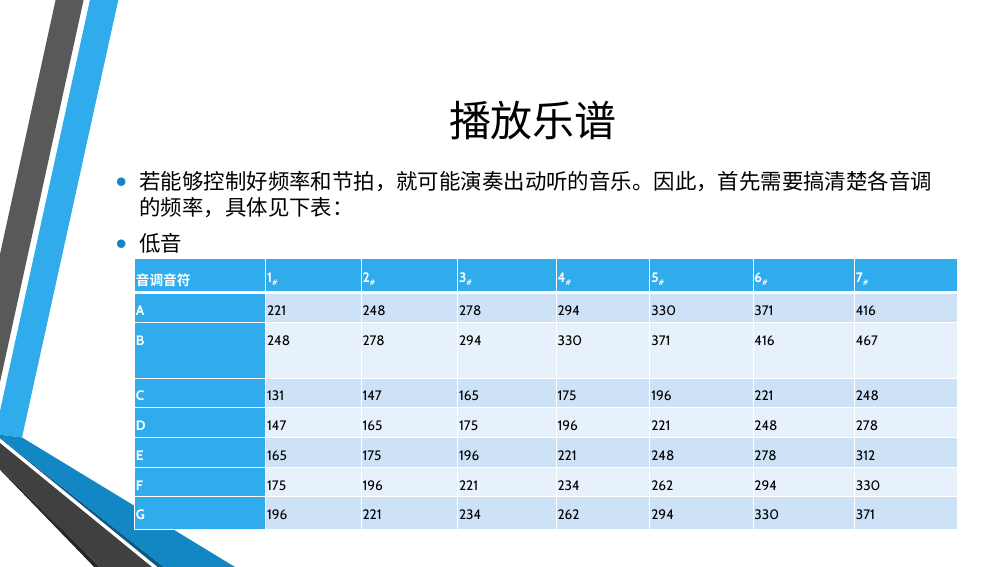
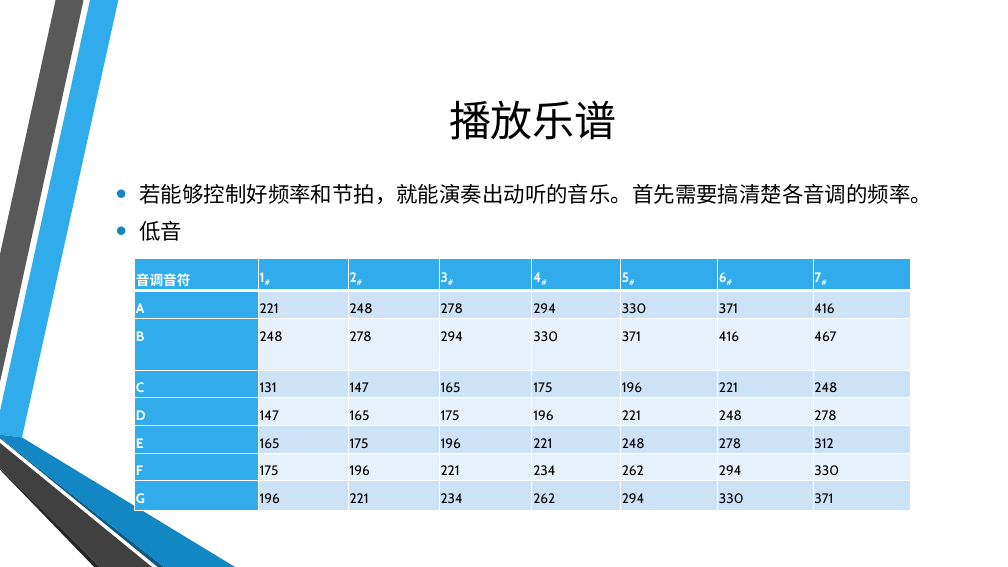
Before and after one commit to coco-hkk/arduino-courses, a slide deck: slide 16 of 3/3.pptx. Drawn at 1008x567 pixels with LibreOffice and Linux fonts; fonts in the diff are those of the drawing; background and template pictures are left out. Boxes give left, top, right and bottom in pixels: in the first picture for what was removed or moved away, otherwise in the second. Text is boxed around its words. In the diff, an @@ line names an element or a change of style, - is before the commit and + after.

```diff
--- a/3/3.pptx
+++ b/3/3.pptx
@@ text at box(139, 184, 932, 204): text changed @@
-• 若能够控制好频率和节拍，就可能演奏出动听的音乐。因此，首先需要搞清楚各音调的频率，具体见下表：
+• 若能够控制好频率和节拍，就能演奏出动听的音乐。首先需要搞清楚各音调的频率。
@@ table: place and size @@
-table at box(135, 259, 957, 529)
+table at box(135, 259, 911, 511)
```
Also in this commit, not shown: 11 other slides changed, 2 other files.
